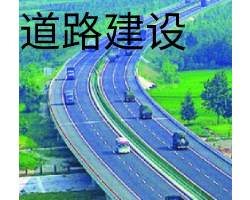
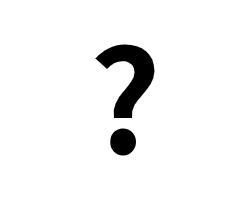
Layers edited between the first and the second 250 x 200 image:
added layer "?" above "QQ截图20200304131427" over [95, 44, 155, 156]
hid group "道路建设" (1st of 2) (2 layers) over [19, 0, 232, 200]
